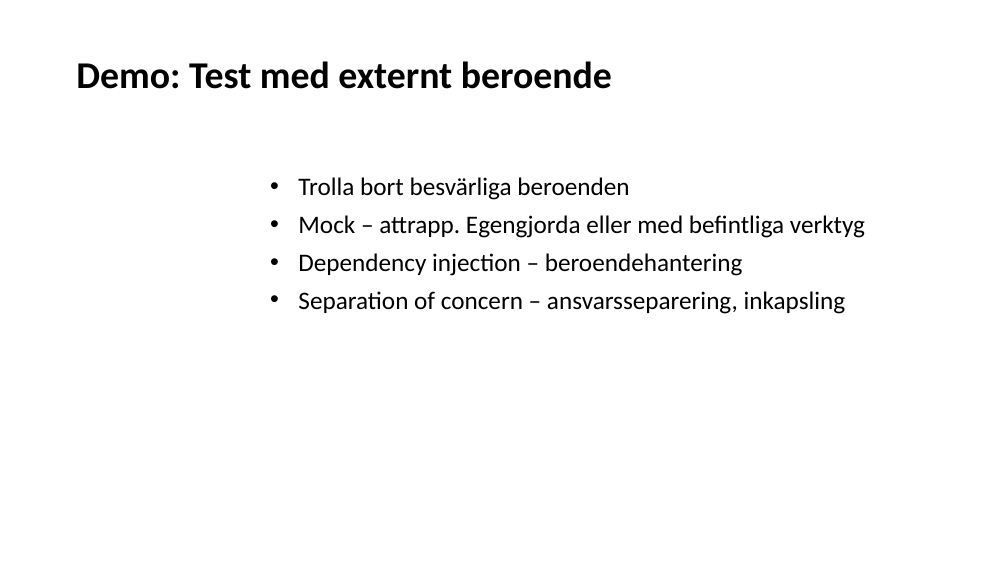
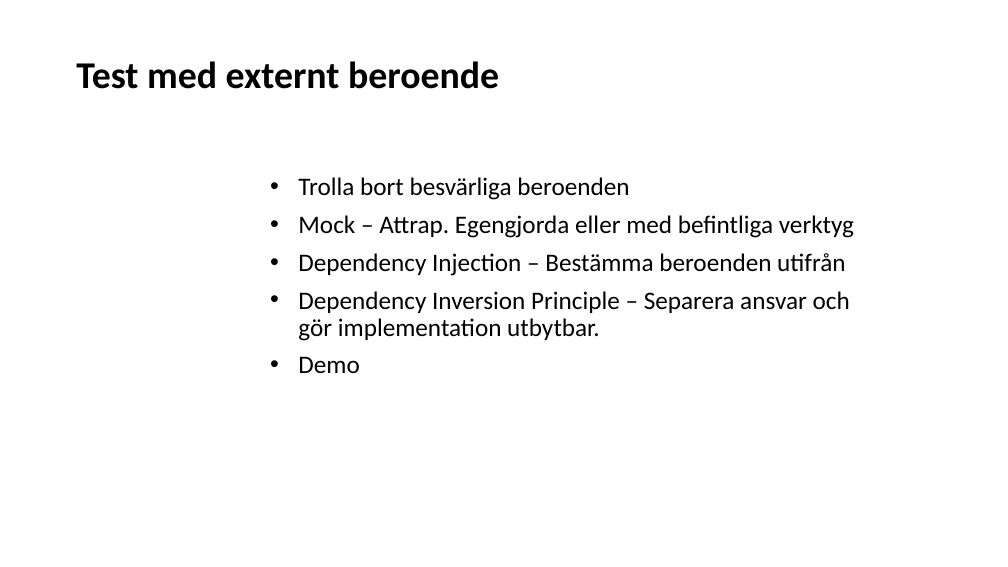
Before and after one commit to Omegapoint/tdd-lab, a slide deck: slide 11 of TDD-Presentation.pptx. Drawn at 1008x567 pixels with LibreOffice and Linux fonts; fonts in the diff are those of the drawing. Boxes give left, top, right and bottom in pixels: in the first picture for what was removed or moved away, otherwise in the second. Text is boxed around its words. In the diff, an @@ line names an element or a change of style, - is before the commit and + after.

```diff
--- a/TDD-Presentation.pptx
+++ b/TDD-Presentation.pptx
@@ title at bbox=[76, 61, 499, 89]: text changed @@
-Demo: Test med externt beroende
+Test med externt beroende
@@ subtitle at bbox=[298, 215, 854, 373]: text changed @@
-• Mock – attrapp. Egengjorda eller med befintliga verktyg
-• Dependency injection – beroendehantering
-• Separation of concern – ansvarsseparering, inkapsling
+• Mock – Attrap. Egengjorda eller med befintliga verktyg
+• Dependency Injection – Bestämma beroenden utifrån
+• Dependency Inversion Principle – Separera ansvar och gör implementation utbytbar.
+• Demo
```
Also in this commit, not shown: 3 other slides changed.
